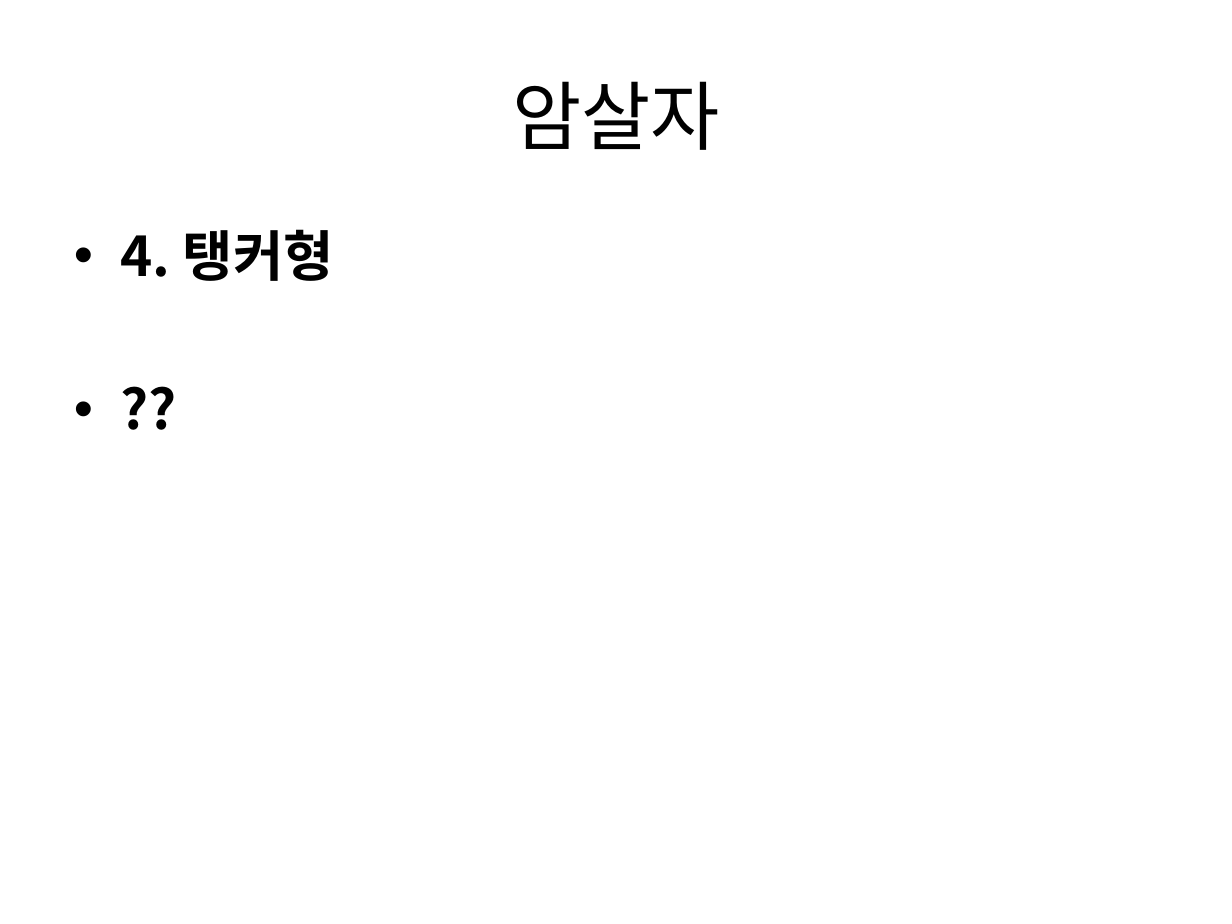
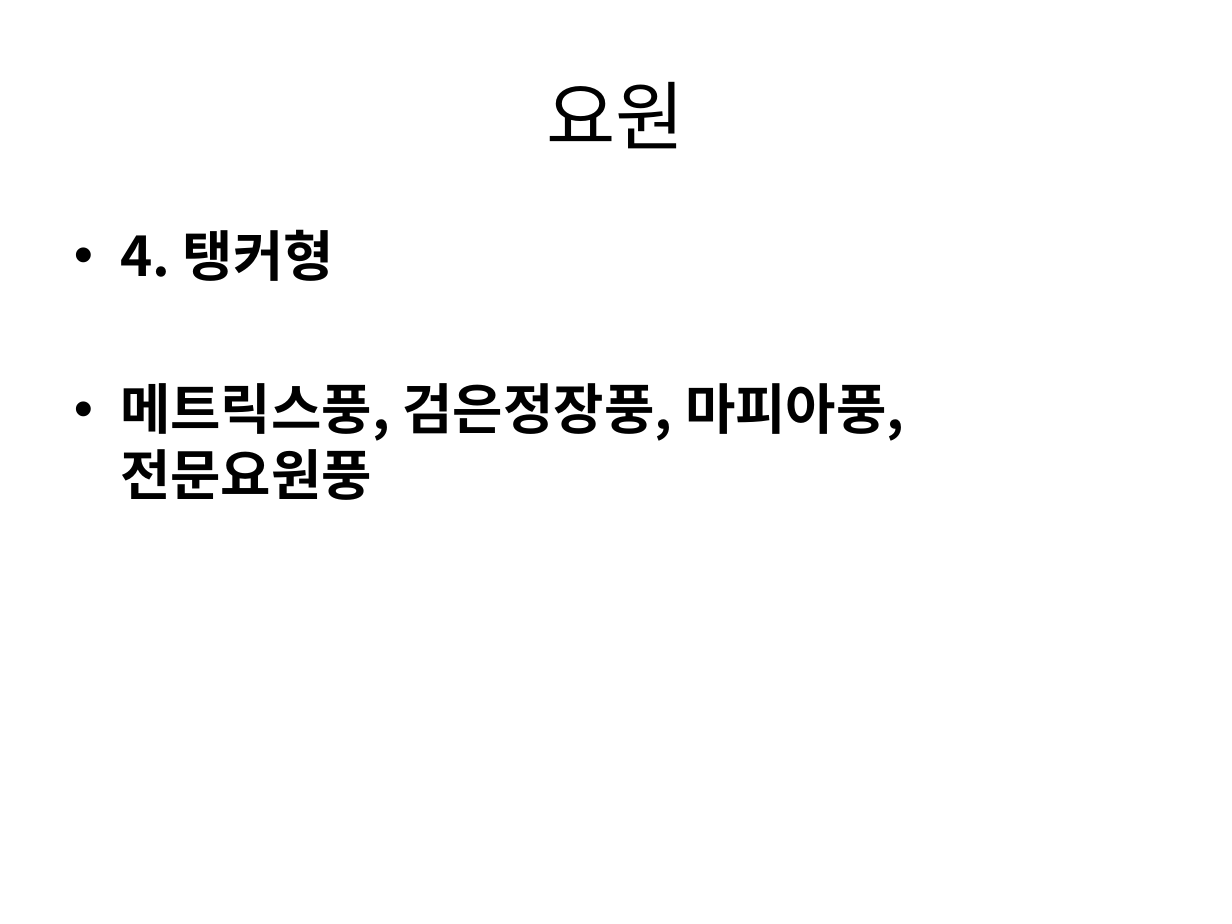
Before and after one commit to gkdlgndpdu/EscapeJail, a slide deck: slide 17 of EscapeJail/Assets/기획/스테이지1기획.pptx. Drawn at 1232x924 pixels with LibreOffice and Linux fonts; fonts in the diff are those of the drawing. Boxes give left, top, right and bottom in pixels: in the first picture for what was removed or moved away, otherwise in the second. Text is boxed around its words. In the diff, an @@ line names an element or a change of style, - is before the commit and + after.

```diff
--- a/EscapeJail/Assets/기획/스테이지1기획.pptx
+++ b/EscapeJail/Assets/기획/스테이지1기획.pptx
@@ title at box(547, 81, 686, 149): text changed @@
-암살자
+요원
@@ text at box(120, 383, 905, 500): text changed @@
-• ??
+• 메트릭스풍, 검은정장풍, 마피아풍, 전문요원풍
```
Also in this commit, not shown: 3 other slides changed, 7 other files.
